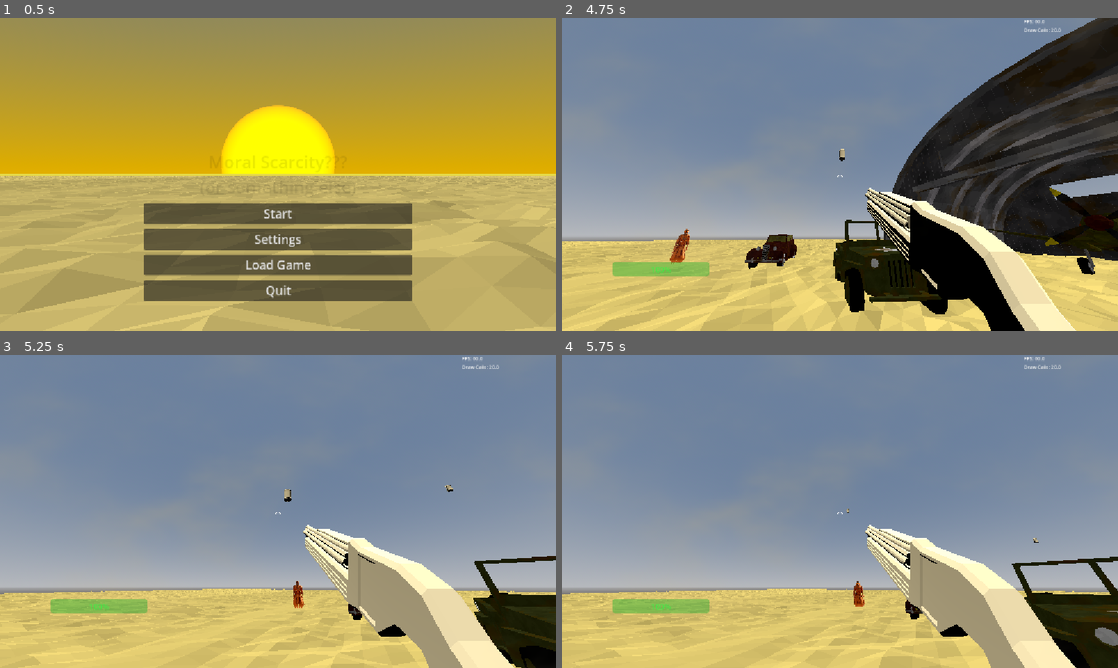
Above: before the commit, frames 1-4 (two rows, left to right).
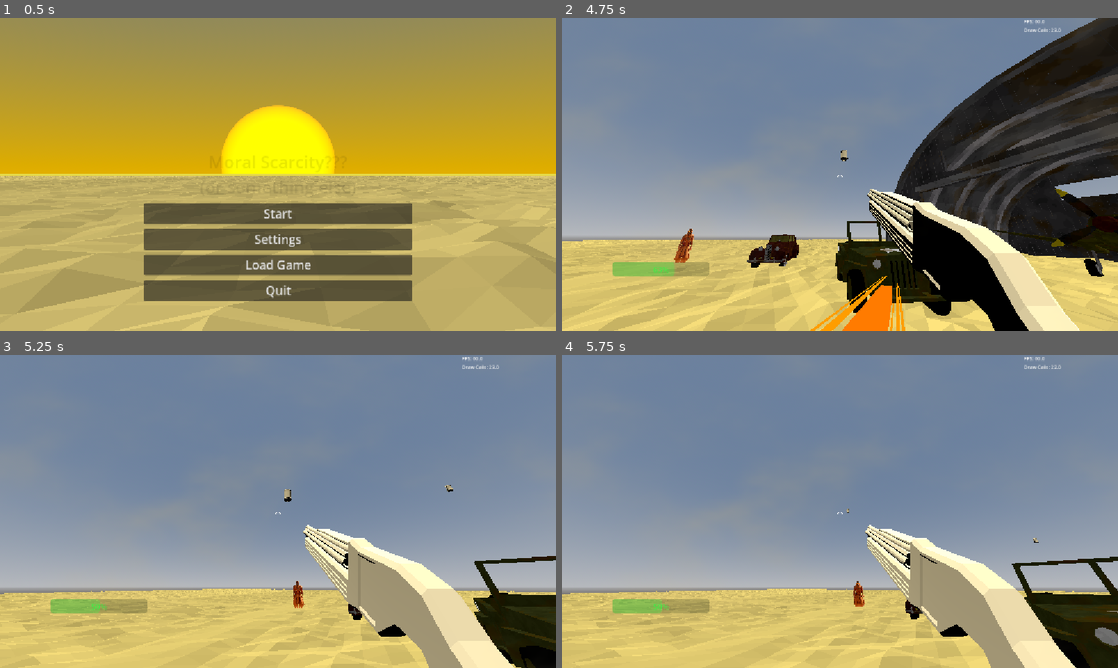
Above: after the commit, the same moments.

Repository: dinazaber/Desolate-Delivery
Game: Godot game, scene res://Scenes/MainMenu.tscn
Same seed, same stepped clock (60 frames per second), same inputs: the game is played once before the commit and once after it.
Inputs (mouse positions are in pixels of both pictures, inside the frame that each line leads up to):
- Up to frame 1 (0.5 s): no input
- Up to frame 2 (4.75 s): click "Start" at 0.5 s; tap Enter at 1.25 s; move the mouse to (962, 158) at 1.27 s; tap 1 (1) at 1.35 s; click (962, 158) at 1.42 s; tap 2 (2) at 1.55, 2.1 s; tap Space (Space) at 2 s; move the mouse to (812, 174) at 2.02 s; tap 3 (3) at 2.3, 2.85 s; move the mouse to (851, 168) at 2.77 s; tap A (A) at 3.05, 3.6 s; move the mouse to (834, 180) at 3.52 s; tap D (D) at 3.8, 4.35 s; move the mouse to (878, 177) at 4.27 s; tap R (R) at 4.55 s
- Up to frame 3 (5.25 s): move the mouse to (233, 508) at 5.02 s; tap R (R) at 5.1 s
- Up to frame 4 (5.75 s): tap S (S) at 5.3 s

Frame 1 is identical in both runs. In frame 2, 7.9% of the frame differs, in the area x 0-100%, y 0-100%; in frame 3, 0.4%; in frame 4, 0.4%.

Commit message:
sniper turret [ver 0.2]
ADDITIONS:
> added turret "aim" state
> added charging and shooting behaviour
> added shot and charging particles

RELATED TODOs:
> add "takeover" mechanic (requires melee addition)
> add sound cues

Diff:
--- a/Scenes/RightHandWeapons.tscn
+++ b/Scenes/RightHandWeapons.tscn
@@ -289,8 +289,6 @@
 orientation = 2
 
 [sub_resource type="ParticleProcessMaterial" id="ParticleProcessMaterial_7bpbl"]
-angle_min = 1.0728835e-05
-angle_max = 30.000011
 direction = Vector3(0, 0, -1)
 spread = 0.0
 initial_velocity_min = 1000.0
--- a/Scenes/SniperTurret.tscn
+++ b/Scenes/SniperTurret.tscn
@@ -6,37 +6,202 @@
 [ext_resource type="ArrayMesh" uid="uid://dx6bg7qr0nw87" path="res://assets/Meshes/Weapons/SniperTurretBarrel.mesh" id="4_hqsxd"]
 
 [sub_resource type="CylinderShape3D" id="CylinderShape3D_4yweh"]
-height = 1.05
-radius = 0.65
-
-[node name="Node3D" type="StaticBody3D" unique_id=1830225406 groups=["Enemy", "Persist"]]
+height = 0.69
+radius = 0.43
+
+[sub_resource type="Curve" id="Curve_st424"]
+_data = [Vector2(0, 0), 0.0, 0.0, 0, 0, Vector2(0.18803418, 1), 0.0, 0.0, 0, 0, Vector2(0.7051282, 0.85506), -0.62078655, -0.62078655, 0, 0, Vector2(1, 0), 0.0, 0.0, 0, 0]
+point_count = 4
+
+[sub_resource type="CurveTexture" id="CurveTexture_bbe7t"]
+curve = SubResource("Curve_st424")
+
+[sub_resource type="Curve" id="Curve_62glx"]
+_data = [Vector2(0, 1), 0.0, 0.0, 0, 0, Vector2(1, 0.24719107), 0.0, 0.0, 0, 0]
+point_count = 2
+
+[sub_resource type="CurveTexture" id="CurveTexture_x0sam"]
+curve = SubResource("Curve_62glx")
+
+[sub_resource type="Curve" id="Curve_ndkqn"]
+_data = [Vector2(0, 0), 0.0, 0.0, 0, 0, Vector2(0.14529917, 1), 0.0, 0.0, 0, 0, Vector2(0.71794873, 1), 0.0, 0.0, 0, 0, Vector2(1, 0), 0.0, 0.0, 0, 0]
+point_count = 4
+
+[sub_resource type="CurveTexture" id="CurveTexture_g0gsv"]
+curve = SubResource("Curve_ndkqn")
+
+[sub_resource type="ParticleProcessMaterial" id="ParticleProcessMaterial_xmnhq"]
+particle_flag_align_y = true
+emission_shape = 6
+emission_ring_axis = Vector3(0, 0, 1)
+emission_ring_height = 0.26
+emission_ring_radius = 0.75
+emission_ring_inner_radius = 0.2
+emission_ring_cone_angle = 90.0
+direction = Vector3(0, 0, 1)
+spread = 0.0
+orbit_velocity_min = 0.2000001
+orbit_velocity_max = 0.40000013
+orbit_velocity_curve = SubResource("CurveTexture_x0sam")
+gravity = Vector3(0, 0, 0)
+scale_curve = SubResource("CurveTexture_g0gsv")
+alpha_curve = SubResource("CurveTexture_bbe7t")
+
+[sub_resource type="StandardMaterial3D" id="StandardMaterial3D_4kpjt"]
+transparency = 1
+shading_mode = 0
+vertex_color_use_as_albedo = true
+albedo_color = Color(1, 0.83137256, 0, 1)
+
+[sub_resource type="CylinderMesh" id="CylinderMesh_e4n6m"]
+material = SubResource("StandardMaterial3D_4kpjt")
+top_radius = 0.0
+bottom_radius = 0.01
+height = 0.115
+radial_segments = 4
+
+[sub_resource type="Curve" id="Curve_4yweh"]
+_data = [Vector2(0, 0), 0.0, 0.0, 0, 0, Vector2(0.06837607, 1), 0.0, 0.0, 0, 0, Vector2(0.21794873, 0.7191012), 0.0, 0.0, 0, 0, Vector2(0.3632479, 0.97752815), 0.0, 0.0, 0, 0, Vector2(0.54273504, 0.82022476), 0.0, 0.0, 0, 0, Vector2(0.5982906, 1), 0.0, 0.0, 0, 0, Vector2(1, 0), 0.0, 0.0, 0, 0]
+point_count = 7
+
+[sub_resource type="Curve" id="Curve_dh22p"]
+_data = [Vector2(0, 0), 0.0, 0.0, 0, 0, Vector2(0.072649576, 1), 0.0, 0.0, 0, 0, Vector2(0.12393164, 0.7865169), 0.0, 0.0, 0, 0, Vector2(0.2777778, 0.9101124), 3.0498874, 3.0498874, 0, 0, Vector2(0.41880342, 0.7865169), 0.0, 0.0, 0, 0, Vector2(0.6025641, 1), 0.0, 0.0, 0, 0, Vector2(1, 0), 0.0, 0.0, 0, 0]
+point_count = 7
+
+[sub_resource type="Curve" id="Curve_hqsxd"]
+_data = [Vector2(0, 0), 0.0, 0.0, 0, 0, Vector2(0.072649576, 1), 0.0, 0.0, 0, 0, Vector2(1, 1), 0.0, 0.0, 0, 0]
+point_count = 3
+
+[sub_resource type="CurveXYZTexture" id="CurveXYZTexture_st424"]
+curve_x = SubResource("Curve_4yweh")
+curve_y = SubResource("Curve_dh22p")
+curve_z = SubResource("Curve_hqsxd")
+
+[sub_resource type="ParticleProcessMaterial" id="ParticleProcessMaterial_bbe7t"]
+emission_shape_offset = Vector3(0, 0, 250)
+direction = Vector3(0, 0, -1)
+spread = 0.0
+gravity = Vector3(0, 0, 0)
+scale_curve = SubResource("CurveXYZTexture_st424")
+
+[sub_resource type="StandardMaterial3D" id="StandardMaterial3D_62glx"]
+shading_mode = 0
+albedo_color = Color(1, 0.4392157, 0, 1)
+
+[sub_resource type="BoxMesh" id="BoxMesh_x0sam"]
+material = SubResource("StandardMaterial3D_62glx")
+size = Vector3(0.2, 0.2, 500)
+
+[sub_resource type="Curve" id="Curve_bbe7t"]
+_data = [Vector2(0, 0), 0.0, 0.0, 0, 0, Vector2(0.06837607, 1), 0.0, 0.0, 0, 0, Vector2(0.21794873, 0.7191012), 0.0, 0.0, 0, 0, Vector2(0.3632479, 0.97752815), 0.0, 0.0, 0, 0, Vector2(0.54273504, 0.82022476), 0.0, 0.0, 0, 0, Vector2(0.5982906, 1), 0.0, 0.0, 0, 0, Vector2(1, 0), 0.0, 0.0, 0, 0]
+point_count = 7
+
+[sub_resource type="Curve" id="Curve_x0sam"]
+_data = [Vector2(0, 0), 0.0, 0.0, 0, 0, Vector2(0.072649576, 1), 0.0, 0.0, 0, 0, Vector2(0.12393164, 0.7865169), 0.0, 0.0, 0, 0, Vector2(0.2777778, 0.9101124), 3.0498874, 3.0498874, 0, 0, Vector2(0.41880342, 0.7865169), 0.0, 0.0, 0, 0, Vector2(0.6025641, 1), 0.0, 0.0, 0, 0, Vector2(1, 0), 0.0, 0.0, 0, 0]
+point_count = 7
+
+[sub_resource type="Curve" id="Curve_g0gsv"]
+_data = [Vector2(0, 0), 0.0, 0.0, 0, 0, Vector2(0.072649576, 1), 0.0, 0.0, 0, 0, Vector2(1, 1), 0.0, 0.0, 0, 0]
+point_count = 3
+
+[sub_resource type="CurveXYZTexture" id="CurveXYZTexture_xmnhq"]
+curve_x = SubResource("Curve_bbe7t")
+curve_y = SubResource("Curve_x0sam")
+curve_z = SubResource("Curve_g0gsv")
+
+[sub_resource type="ParticleProcessMaterial" id="ParticleProcessMaterial_4kpjt"]
+emission_shape_offset = Vector3(0, 0, 250)
+emission_shape = 6
+emission_ring_axis = Vector3(0, 0, 1)
+emission_ring_height = 1.0
+emission_ring_radius = 0.3
+emission_ring_inner_radius = 0.2
+emission_ring_cone_angle = 90.0
+direction = Vector3(0, 0, -1)
+spread = 0.0
+gravity = Vector3(0, 0, 0)
+scale_curve = SubResource("CurveXYZTexture_xmnhq")
+
+[sub_resource type="StandardMaterial3D" id="StandardMaterial3D_e4n6m"]
+shading_mode = 0
+albedo_color = Color(1, 0.5529412, 0, 1)
+
+[sub_resource type="BoxMesh" id="BoxMesh_qoa7d"]
+material = SubResource("StandardMaterial3D_e4n6m")
+size = Vector3(0.02, 0.02, 500)
+
+[node name="SniperTurret" type="StaticBody3D" unique_id=1830225406 groups=["Enemy", "Persist"]]
 collision_layer = 3
 collision_mask = 3
 script = ExtResource("1_4yweh")
 
 [node name="RayCast3D" type="RayCast3D" parent="." unique_id=1379129722]
-transform = Transform3D(1, 0, 0, 0, 1, 0, 0, 0, 1, 0, 0.28796625, 0)
-target_position = Vector3(0, 0, 100)
+transform = Transform3D(1, 0, 0, 0, 1, 0, 0, 0, 1, 0, 0.2142391, 0)
+target_position = Vector3(0, 0, 500)
 
 [node name="BaseMesh" type="MeshInstance3D" parent="." unique_id=397604197]
-transform = Transform3D(0.1, 0, 0, 0, 0.1, 0, 0, 0, 0.1, 0, 0, 0)
+transform = Transform3D(0.065, 0, 0, 0, 0.065, 0, 0, 0, 0.065, 0, 0, 0)
 mesh = ExtResource("2_4yweh")
 
 [node name="BaseCollision" type="CollisionShape3D" parent="." unique_id=1740089601]
-transform = Transform3D(1, 0, 0, 0, 1, 0, 0, 0, 1, 0, -1.9970186, 0)
+transform = Transform3D(1, 0, 0, 0, 1, 0, 0, 0, 1, 0, -1.2941844, 0)
 shape = SubResource("CylinderShape3D_4yweh")
 
 [node name="MountMesh" type="MeshInstance3D" parent="." unique_id=387465361]
-transform = Transform3D(0.1, 0, 0, 0, 0.1, 0, 0, 0, 0.1, 0, 0, 0)
+transform = Transform3D(0.065, 0, 0, 0, 0.065, 0, 0, 0, 0.065, 0, 0, 0)
 mesh = ExtResource("3_dh22p")
 
 [node name="GunPivot" type="Marker3D" parent="." unique_id=1990229676]
 
+[node name="Charge" type="GPUParticles3D" parent="GunPivot" unique_id=1246534581]
+transform = Transform3D(0.4956177, 0.5043442, -0.70710677, -0.71325046, 0.70090926, 0, 0.4956177, 0.5043442, 0.70710677, 0, 0.215, 1.394414)
+layers = 2
+emitting = false
+amount = 16
+lifetime = 4.0
+one_shot = true
+explosiveness = 1.0
+process_material = SubResource("ParticleProcessMaterial_xmnhq")
+draw_pass_1 = SubResource("CylinderMesh_e4n6m")
+
+[node name="GPUParticlesAttractorSphere3D" type="GPUParticlesAttractorSphere3D" parent="GunPivot" unique_id=1809729407]
+transform = Transform3D(1, 0, 0, 0, 1, 0, 0, 0, 1, 0, 0.215, 1.394414)
+layers = 2
+strength = 3.0
+attenuation = 0.05
+cull_mask = 4293918722
+radius = 2.0
+
+[node name="Beam" type="GPUParticles3D" parent="GunPivot" unique_id=1953904942]
+transform = Transform3D(1, 0, 0, 0, 1, 0, 0, 0, 1, 0, 0.2154708, 1.9253349)
+cast_shadow = 0
+emitting = false
+amount = 1
+one_shot = true
+visibility_aabb = AABB(-1, -1, -1, 2, 2, 502)
+process_material = SubResource("ParticleProcessMaterial_bbe7t")
+draw_pass_1 = SubResource("BoxMesh_x0sam")
+
+[node name="Beamies" type="GPUParticles3D" parent="GunPivot" unique_id=587968733]
+transform = Transform3D(1, 0, 0, 0, 1, 0, 0, 0, 1, 0, 0.215, 2.6787531)
+cast_shadow = 0
+emitting = false
+lifetime = 0.09999999999999999
+one_shot = true
+visibility_aabb = AABB(-1, -1, -1, 2, 2, 502)
+process_material = SubResource("ParticleProcessMaterial_4kpjt")
+draw_pass_1 = SubResource("BoxMesh_qoa7d")
+
 [node name="GunMesh" type="MeshInstance3D" parent="GunPivot" unique_id=1487560660]
-transform = Transform3D(0.1, 0, 0, 0, 0.1, 0, 0, 0, 0.1, 0, 0, 0)
+transform = Transform3D(0.065, 0, 0, 0, 0.065, 0, 0, 0, 0.065, 0, 0, 0)
 mesh = ExtResource("4_hqsxd")
 skeleton = NodePath("../..")
 
 [node name="GunRay" type="RayCast3D" parent="GunPivot/GunMesh" unique_id=897733090]
-transform = Transform3D(1.0000005, 0, 0, 0, 1, 0, 0, 0, 0.9999999, 0, 3.0758548, 28.689331)
-target_position = Vector3(0, 0, 260)
+transform = Transform3D(1.0000005, 0, 0, 0, 1, 0, 0, 0, 0.99999994, 0, 3.33, 0)
+target_position = Vector3(0, 0, 5000)
+
+[node name="Timer" type="Timer" parent="." unique_id=1865930971]
+wait_time = 4.0
+
+[connection signal="timeout" from="Timer" to="." method="_on_timer_timeout"]
--- a/Scenes/test.tscn
+++ b/Scenes/test.tscn
@@ -210,9 +210,6 @@
 transform = Transform3D(-0.1834263, 0, 0.6755404, 0, 0.7, 0, -0.6755404, 0, -0.1834263, -11.039281, 0.8620014, -4.886943)
 mesh = ExtResource("14_0qy5o")
 
-[node name="turret" parent="." unique_id=1830225406 instance=ExtResource("15_0qy5o")]
-transform = Transform3D(0.8, 0, 0, 0, 0.8, 0, 0, 0, 0.8, -9.043, 2.235114, -8.83977)
-
 [node name="RigidBody" parent="." unique_id=707473027 instance=ExtResource("16_7nf3m")]
 transform = Transform3D(0.7, 0, 0, 0, 0.7, 0, 0, 0, 0.7, -7.1405044, 0.7930865, 2.975814)
 mass = 8.0
@@ -228,3 +225,6 @@
 [node name="RigidBody4" parent="." unique_id=2132569094 instance=ExtResource("16_7nf3m")]
 transform = Transform3D(-1.671231e-09, -0.038233314, -0.69895506, 0.7, -3.059797e-08, 0, -3.0552297e-08, -0.69895506, 0.038233314, -8.045181, 0.5738101, 2.8969457)
 mass = 8.0
+
+[node name="SniperTurret" parent="." unique_id=1830225406 instance=ExtResource("15_0qy5o")]
+transform = Transform3D(1, 0, 0, 0, 1, 0, 0, 0, 1, -7.8555603, 1.8013512, -6.9611273)
--- a/Scripts/SniperTurret.gd
+++ b/Scripts/SniperTurret.gd
@@ -1,10 +1,10 @@
 extends Node3D
 
 # --- Settings ---
-enum State { IDLE, ATTACK }
+enum State { IDLE, AIM, ATTACK }
 var current_state = State.IDLE
 
-@export var detection_range = 15
+@export var detection_range = 50
 @export var enemy_damage = 50
 @export var enemy_health = 100
 
@@ -22,6 +22,8 @@
 var isInAttack: bool = false
 var damagedByPlayer: bool = false
 var dead: bool = false
+var timerFlag: bool = false
+var player_hit: bool = false
 var look_target
 
 func save():
@@ -53,18 +55,36 @@
 		match current_state:
 			State.IDLE:
 				process_idle_state()
+			State.AIM:
+				process_aim_state(delta)
 			State.ATTACK:
-				process_attack_state(delta)
+				process_attack_state()
 	else:
 		process_dead_state()
 
 
 func process_idle_state():
-	if (can_see_player() or damagedByPlayer == true) and player.dead == false:
-		current_state = State.ATTACK
+	if (can_see_player() or damagedByPlayer == true) and !player.dead and !isInAttack:
+		current_state = State.AIM
 
-func process_attack_state(delta):
+func process_aim_state(delta):
+	if !timerFlag:
+		timerFlag = true
+		$Timer.start()
+		$GunPivot/Charge.restart()
+		$GunPivot/Charge.emitting = true
 	follow(delta)
+
+func process_attack_state():
+	$GunPivot/Beam.emitting = true
+	$GunPivot/Beamies.emitting = true
+	if gunRay.is_colliding():
+		if gunRay.get_collider().is_in_group("Player") and !player_hit:
+			player_hit = true
+			gunRay.get_collider().hit(enemy_damage, "enemy")
+	await get_tree().create_timer(0.6).timeout
+	current_state = State.IDLE
+	isInAttack = false
 
 func process_dead_state():
 	pass
@@ -74,8 +94,6 @@
 	look_target = lerp(look_target, player.global_position, delta * 3.5)
 	gun.look_at(look_target, Vector3.UP, true)
 	gun.rotation.x = clamp(gun.rotation.x, deg_to_rad(-20), deg_to_rad(20))
-	gun.rotation_degrees = gun.rotation_degrees
-
 
 	#First look_at does this part it seems but i won't delete it, just for case
 	var mount_look_target = look_target
@@ -98,7 +116,11 @@
 		dead = true
 		queue_free()
 
-
+func _on_timer_timeout() -> void:
+	timerFlag = false
+	isInAttack = true
+	player_hit = false
+	current_state = State.ATTACK
 
 # --- Helpers ---
 
--- a/project.godot
+++ b/project.godot
@@ -186,6 +186,11 @@
 "events": [Object(InputEventKey,"resource_local_to_scene":false,"resource_name":"","device":-1,"window_id":0,"alt_press …(191 unchanged characters)…
 ]
 }
+G={
+"deadzone": 0.2,
+"events": [Object(InputEventKey,"resource_local_to_scene":false,"resource_name":"","device":-1,"window_id":0,"alt_pressed":false,"shift_pressed":false,"ctrl_pressed":false,"meta_pressed":false,"pressed":false,"keycode":0,"physical_keycode":71,"key_label":0,"unicode":103,"location":0,"echo":false,"script":null)
+]
+}
 
 [layer_names]
 
